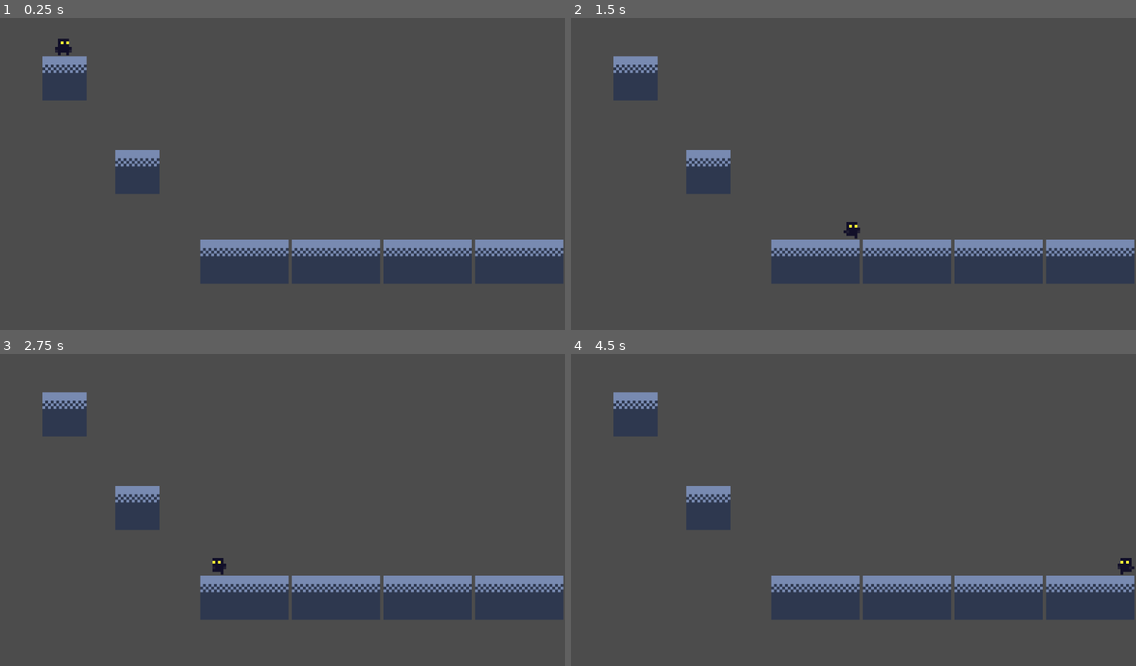
Above: before the commit, frames 1-4 (two rows, left to right).
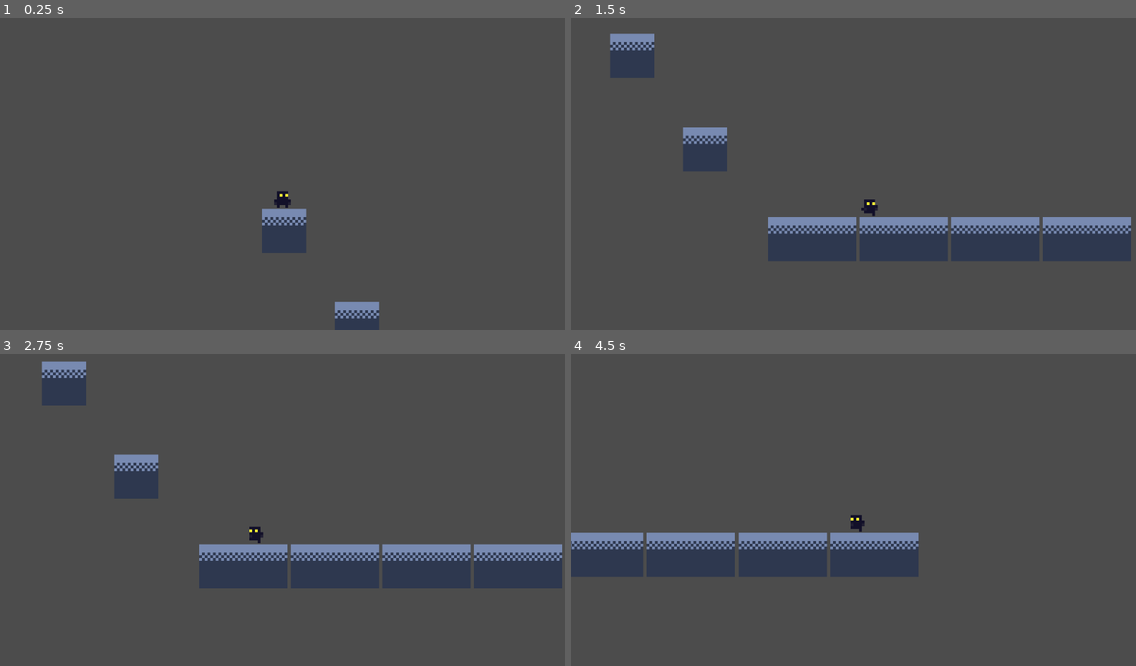
Above: after the commit, the same moments.

Repository: superbadgames/make_me_laugh
Game: Godot game, scene res://Boards/TestLand/TestLand.tscn
Two runs of this game, one before a commit and one after it. Both use one fixed random seed, a clock stepped at 60 frames per second and the inputs below.
Inputs:
- Up to frame 1 (0.25 s): no input
- Up to frame 2 (1.5 s): tap Enter (p1_action) at 0.5, 1.35 s; hold Enter (p1_action) 0.53-1.28 s; hold Right (p1_right) from 0.53 s (still down); tap Shift (p1_jump) at 0.77 s
- Up to frame 3 (2.75 s): tap Shift (p1_jump) at 1.52 s; release Right (p1_right) at 2.03 s; hold Left (p1_left) from 2.03 s (still down); hold Enter (p1_action) from 2.03 s (still down)
- Up to frame 4 (4.5 s): release Left (p1_left) at 2.78 s; release Enter (p1_action) at 2.78 s; hold Right (p1_right) 2.78-4.28 s; tap Enter (p1_action) at 2.85, 4.35 s; tap Shift (p1_jump) at 3.02, 3.77 s; hold Enter (p1_action) 3.53-4.28 s; hold Left (p1_left) from 4.28 s (still down)

The runs differ from the first frame. In frame 1, 13% of the frame differs, in the area x 7-100%, y 6-100%; in frame 2, 15%; in frame 3, 18%; in frame 4, 19%, in the area x 0-100%, y 12-86%.

Commit message:
Release: This is a good working version of the game. It consists of TestLand, and a working 1 player controller.

Diff:
--- a/Boards/TestLand/TestLand.tscn
+++ b/Boards/TestLand/TestLand.tscn
@@ -2,36 +2,29 @@
 
 [ext_resource path="res://Components/Environment/Platforms/Neutral/Platform_Neutral_16x16.tscn" type="PackedScene" id=1]
 [ext_resource path="res://Components/Environment/Platforms/Neutral/Platform_Neutral_32x16.tscn" type="PackedScene" id=2]
-[ext_resource path="res://Entities/PlayerCharacters/First/First_Character.tscn" type="PackedScene" id=3]
+[ext_resource path="res://Entities/PlayerCharacters/First_Character.tscn" type="PackedScene" id=3]
 
 [node name="TestLand" type="Node"]
 
 [node name="First_Character" parent="." instance=ExtResource( 3 )]
 position = Vector2( 114.583, 40.1208 )
-scale = Vector2( 5, 5 )
 
 [node name="Platforms" type="Node2D" parent="."]
 
 [node name="Platform_Neutral_16x17" parent="Platforms" instance=ExtResource( 1 )]
 position = Vector2( 117.445, 143.257 )
-scale = Vector2( 5, 5 )
 
 [node name="Platform_Neutral_16x18" parent="Platforms" instance=ExtResource( 1 )]
 position = Vector2( 249.298, 312.528 )
-scale = Vector2( 5, 5 )
 
 [node name="Platform_Neutral_32x18" parent="Platforms" instance=ExtResource( 2 )]
 position = Vector2( 442.439, 475 )
-scale = Vector2( 5, 5 )
 
 [node name="Platform_Neutral_32x19" parent="Platforms" instance=ExtResource( 2 )]
 position = Vector2( 608.552, 475 )
-scale = Vector2( 5, 5 )
 
 [node name="Platform_Neutral_32x20" parent="Platforms" instance=ExtResource( 2 )]
 position = Vector2( 774.683, 475 )
-scale = Vector2( 5, 5 )
 
 [node name="Platform_Neutral_32x21" parent="Platforms" instance=ExtResource( 2 )]
 position = Vector2( 940.796, 475 )
-scale = Vector2( 5, 5 )
--- a/Components/Environment/Platforms/Neutral/Platform_Neutral_16x16.tscn
+++ b/Components/Environment/Platforms/Neutral/Platform_Neutral_16x16.tscn
@@ -7,6 +7,7 @@
 extents = Vector2( 8.91562, 8.41439 )
 
 [node name="Platform_Neutral_16x16" type="KinematicBody2D"]
+scale = Vector2( 5, 5 )
 
 [node name="CollisionShape2D" type="CollisionShape2D" parent="."]
 shape = SubResource( 1 )
--- a/Components/Environment/Platforms/Neutral/Platform_Neutral_32x16.tscn
+++ b/Components/Environment/Platforms/Neutral/Platform_Neutral_32x16.tscn
@@ -7,6 +7,7 @@
 extents = Vector2( 16.5667, 8.26795 )
 
 [node name="Platform_Neutral_32x16" type="KinematicBody2D"]
+scale = Vector2( 5, 5 )
 
 [node name="CollisionShape2D" type="CollisionShape2D" parent="."]
 shape = SubResource( 1 )
--- a/Entities/PlayerCharacters/First/First_Character.tscn
+++ /dev/null
@@ -1,43 +0,0 @@
-[gd_scene load_steps=9 format=2]
-
-[ext_resource path="res://Entities/PlayerCharacters/First/character_1_walk01.png" type="Texture" id=1]
-[ext_resource path="res://Entities/PlayerCharacters/First/character_1_idle01.png" type="Texture" id=2]
-[ext_resource path="res://Entities/PlayerCharacters/First/character_1_walk02.png" type="Texture" id=3]
-[ext_resource path="res://Entities/PlayerCharacters/First/character_1_idle02.png" type="Texture" id=4]
-[ext_resource path="res://Entities/PlayerCharacters/Player_Character.gd" type="Script" id=5]
-[ext_resource path="res://Entities/PlayerCharacters/First/character_1_jump02.png" type="Texture" id=7]
-
-[sub_resource type="RectangleShape2D" id=3]
-extents = Vector2( 3.4375, 3.375 )
-
-[sub_resource type="SpriteFrames" id=2]
-animations = [ {
-"frames": [ ExtResource( 2 ), ExtResource( 4 ) ],
-"loop": true,
-"name": "idle",
-"speed": 0.25
-}, {
-"frames": [ ExtResource( 7 ) ],
-"loop": true,
-"name": "jump",
-"speed": 5.0
-}, {
-"frames": [ ExtResource( 1 ), ExtResource( 3 ) ],
-"loop": true,
-"name": "walk",
-"speed": 5.0
-} ]
-
-[node name="First_Character" type="KinematicBody2D" groups=[
-"players",
-]]
-script = ExtResource( 5 )
-
-[node name="CollisionShape2D" type="CollisionShape2D" parent="."]
-shape = SubResource( 3 )
-
-[node name="AnimatedSprite" type="AnimatedSprite" parent="."]
-position = Vector2( 0, -0.625 )
-frames = SubResource( 2 )
-animation = "jump"
-playing = true
--- /dev/null
+++ b/Entities/PlayerCharacters/First/character_01_frames.tres
@@ -0,0 +1,25 @@
+[gd_resource type="SpriteFrames" load_steps=6 format=2]
+
+[ext_resource path="res://Entities/PlayerCharacters/First/character_1_walk01.png" type="Texture" id=1]
+[ext_resource path="res://Entities/PlayerCharacters/First/character_1_idle01.png" type="Texture" id=2]
+[ext_resource path="res://Entities/PlayerCharacters/First/character_1_walk02.png" type="Texture" id=3]
+[ext_resource path="res://Entities/PlayerCharacters/First/character_1_idle02.png" type="Texture" id=4]
+[ext_resource path="res://Entities/PlayerCharacters/First/character_1_jump02.png" type="Texture" id=5]
+
+[resource]
+animations = [ {
+"frames": [ ExtResource( 2 ), ExtResource( 4 ) ],
+"loop": true,
+"name": "idle",
+"speed": 0.25
+}, {
+"frames": [ ExtResource( 1 ), ExtResource( 3 ) ],
+"loop": true,
+"name": "walk",
+"speed": 5.0
+}, {
+"frames": [ ExtResource( 5 ) ],
+"loop": true,
+"name": "jump",
+"speed": 5.0
+} ]
--- /dev/null
+++ b/Entities/PlayerCharacters/First_Character.tscn
@@ -0,0 +1,29 @@
+[gd_scene load_steps=4 format=2]
+
+[ext_resource path="res://Entities/PlayerCharacters/First/character_01_frames.tres" type="SpriteFrames" id=1]
+[ext_resource path="res://Entities/PlayerCharacters/Player_Character.gd" type="Script" id=5]
+
+[sub_resource type="RectangleShape2D" id=1]
+extents = Vector2( 3.4375, 3.375 )
+
+[node name="Player_Character" type="KinematicBody2D" groups=[
+"players",
+]]
+scale = Vector2( 5, 5 )
+script = ExtResource( 5 )
+
+[node name="CollisionShape2D" type="CollisionShape2D" parent="."]
+shape = SubResource( 1 )
+
+[node name="AnimatedSprite" type="AnimatedSprite" parent="."]
+position = Vector2( 0, -0.625 )
+frames = ExtResource( 1 )
+animation = "idle"
+playing = true
+
+[node name="Camera2D" type="Camera2D" parent="."]
+current = true
+limit_smoothed = true
+smoothing_enabled = true
+smoothing_speed = 10.0
+offset_v = -1.0
--- a/Entities/PlayerCharacters/Player_Character.gd
+++ b/Entities/PlayerCharacters/Player_Character.gd
@@ -19,7 +19,7 @@
 const run_accel : float = 75.0
 const air_accel : float = 30.0
 # Y Values
-const jump_accel : float = 1_000.0
+const jump_accel : float = 800.0
 const initial_jump_force : float = 500.0
 # Rate of slow down, while on the ground
 const ground_decel : float = 75.0
@@ -126,6 +126,7 @@
 			move_velocity.y += GRAVITY
 		in_air = true
 
+		# Not working at all as intended. Try again later
 		#if move_velocity.y > TERMINAL_VELOCITY:
 		#	move_velocity.y =  TERMINAL_VELOCITY
 	# on floor. For testing we can jump. This needs to change soon
